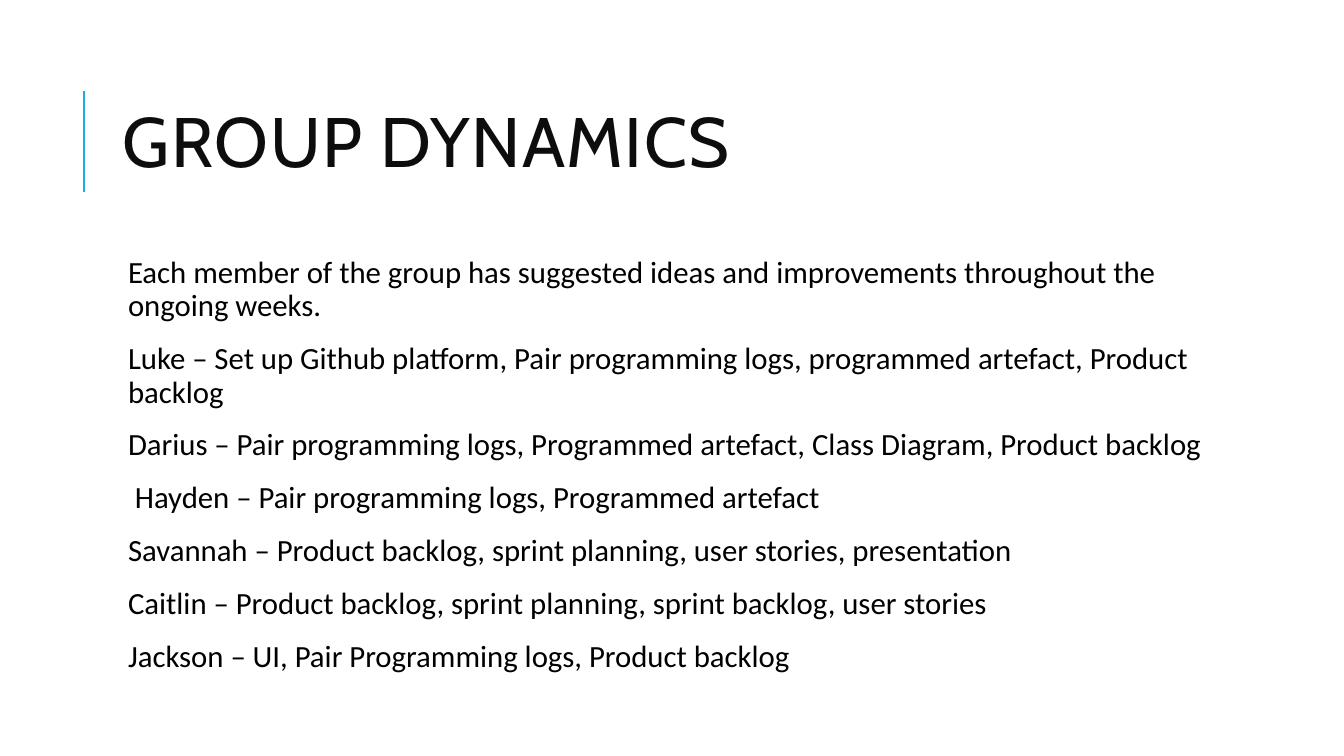
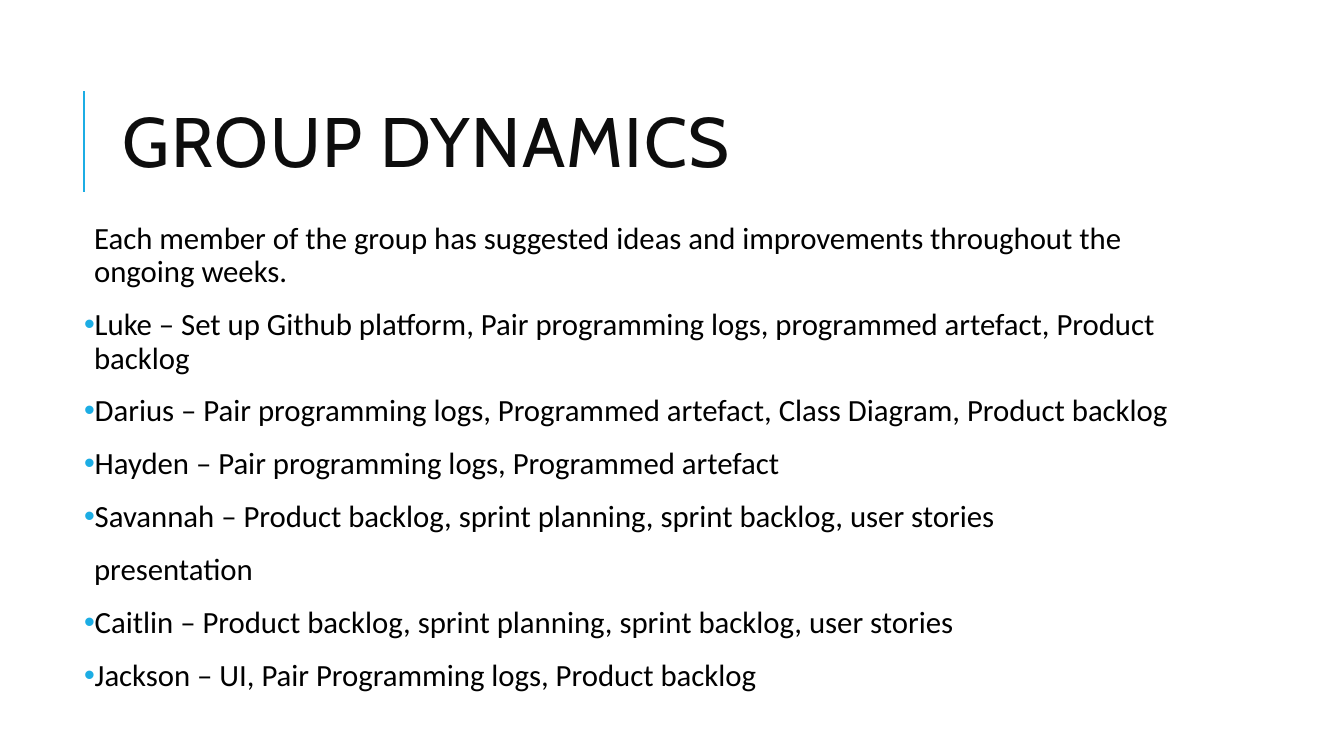
Before and after one commit to LukeTechnoUserOfficial/Software-Engineering-Project, a slide deck: slide 2 of Software Presentation.pptx. Drawn at 1344x756 pixels with LibreOffice and Linux fonts; fonts in the diff are those of the drawing. Boxes give left, top, right and bottom in pixels: in the first picture for what was removed or moved away, otherwise in the second. Text is boxed around its words. In the diff, an @@ line names an element or a change of style, - is before the commit and + after.

```diff
--- a/Software Presentation.pptx
+++ b/Software Presentation.pptx
@@ text "Each member of the group ...": place and size @@
-text "Each member of the group ..." at (128,261,1201,673)
+text "Each member of the group ..." at (94,227,1168,692)
@@ text at (94,313,1168,692): bullet   to • @@
@@ text at (94,505,994,585): text changed @@
-  Savannah – Product backlog, sprint planning, user stories, presentation
+• Savannah – Product backlog, sprint planning, sprint backlog, user stories
+  presentation
```
Also in this commit, not shown: 10 other slides changed, 2 slides added, 1 slide removed.
